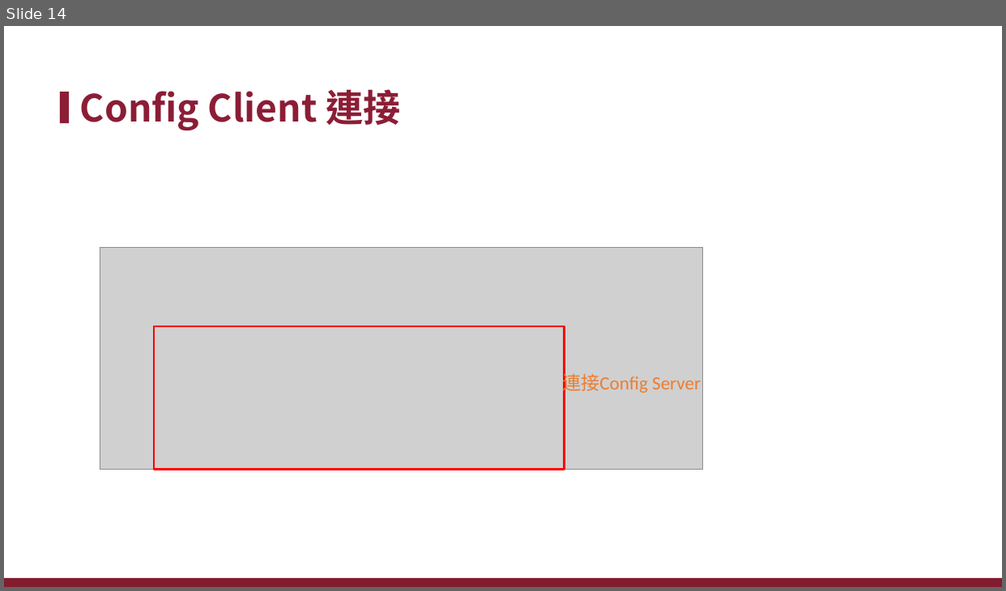
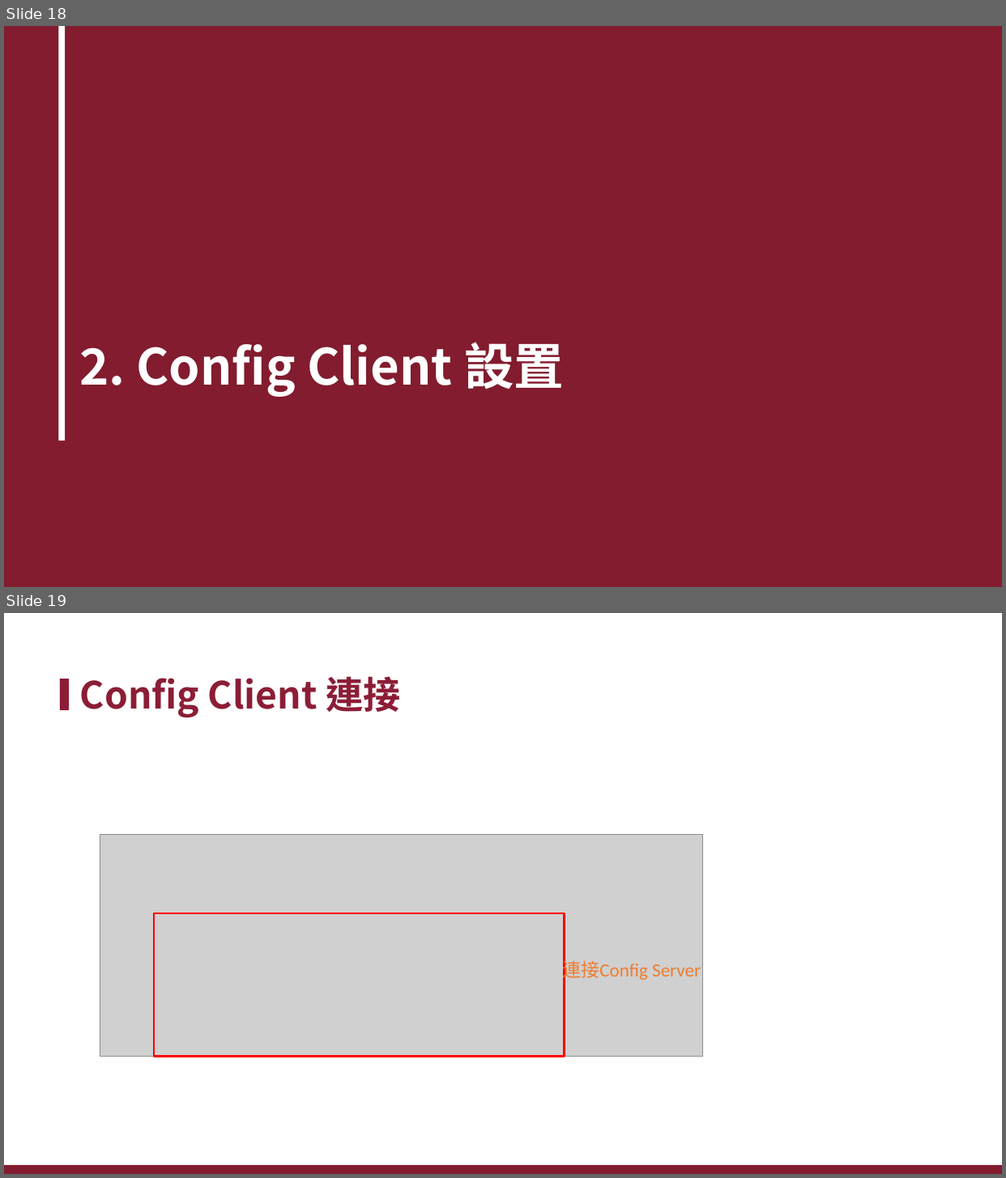
Before and after one commit to xiauchen/7__2020_3_10_PTT, a slide deck: Config.pptx. Shown one above the other, each under a label of ours: slide 14 before the commit, slides 18 and 19 after it. The pictures are 1006x591 and 1006x1178 pixels, drawn with LibreOffice and Linux fonts; fonts in the diff are those of the drawing; grey boxes stand for pictures; background and template pictures are left out. Boxes give left, top, right and bottom in pixels: in the first picture for what was removed or moved away, otherwise in the second. Text is boxed around its words. In the diff, an @@ line names an element or a change of style, - is before the commit and + after.

```diff
--- a/Config.pptx
+++ b/Config.pptx
@@ slide 18 added at [4, 26, 1002, 587], background #FFFFFF @@
@@ rectangle added at [4, 26, 1002, 587], fill #821C2E @@
@@ rectangle added at [58, 26, 65, 441], fill #FFFFFF @@
@@ text added at [79, 342, 564, 397], 48 pt, text #FFFFFF, bold @@
+2. Config Client 設置
@@ what was slide 14 is now slide 19 @@
```
Also in this commit, not shown: 11 slides changed, 1 other slide added, 1 slide removed, 3 other files.
